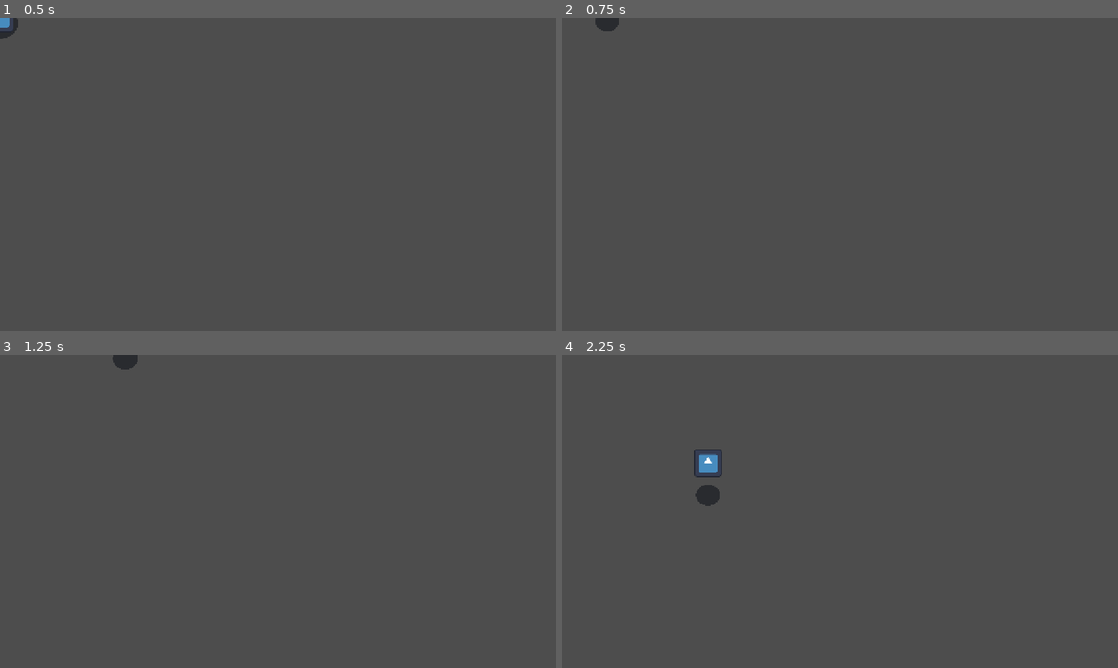
Above: before the commit, frames 1-4 (two rows, left to right).
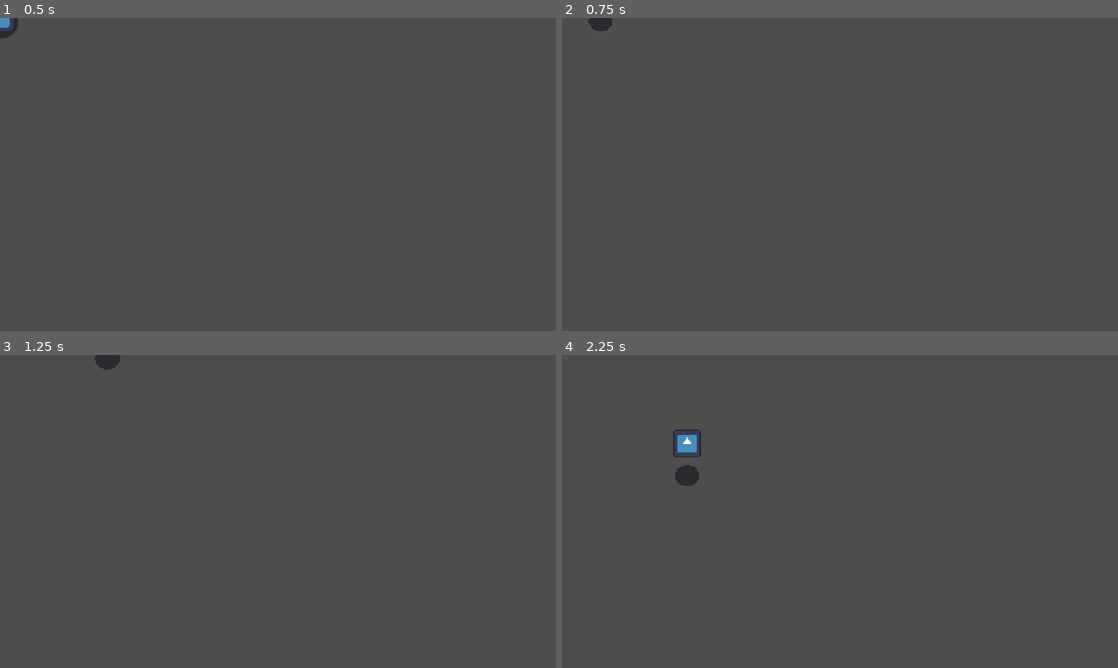
Above: after the commit, the same moments.

Repository: Twytchi/juniper-game-jam
Game: Godot game, scene res://Scene/testdpl.tscn
Same seed, same stepped clock (60 frames per second), same inputs: the game is played once before the commit and once after it. The project has no main scene, so this scene is started directly. The engine's default icon, where the game draws it, is replaced by a stand-in: a white triangle on a blue panel in a dark square.
Inputs:
- Up to frame 1 (0.5 s): no input
- Up to frame 2 (0.75 s): tap Enter (ui_accept) at 0.5 s; hold D (right) from 0.53 s (still down); tap L (missile, bound only after the commit) at 0.6 s
- Up to frame 3 (1.25 s): keep holding D (right); tap Enter (ui_accept) at 0.77, 0.8, 1.07 s
- Up to frame 4 (2.25 s): release D (right) at 1.28 s; hold S (down) 1.28-2.03 s; tap Enter (ui_accept) at 1.35, 1.52, 1.82 s; tap L (missile, bound only after the commit) at 1.55 s; hold D (right) from 2.03 s (still down); hold K (heavy) from 2.03 s (still down)

Frame 1 is identical in both runs. In frame 2, 0.1% of the frame differs, in the area x 4-11%, y 0-5%; in frame 3, 0.3%; in frame 4, 1.0%, in the area x 20-29%, y 23-49%.

Commit message:
finished light combo, added hitbox

Diff:
--- /dev/null
+++ b/Scene/Missile_box.gd
@@ -0,0 +1,30 @@
+extends PlayerHitbox
+
+var timer_counter: float = 0.0
+var is_winding_up: bool = false
+var is_active: bool = false
+const WINDUP_DURATION: float = 0.5
+
+func _physics_process(delta: float) -> void:
+	if is_winding_up:
+		timer_counter += delta
+		if timer_counter >= WINDUP_DURATION:
+			is_winding_up = false
+			activate_missile()
+
+	if Input.is_action_just_pressed("missile"):
+		is_winding_up = true
+		timer_counter = 0.0
+
+	if Input.is_action_just_released("missile"):
+		stop_missile()
+
+func activate_missile():
+	is_active = true
+	enable_hitbox()
+
+func stop_missile():
+	is_winding_up = false
+	is_active = false
+	timer_counter = 0.0
+	disable_hitbox()
--- a/Scene/player.tscn
+++ b/Scene/player.tscn
@@ -4,6 +4,14 @@
 [ext_resource type="Resource" uid="uid://c5x4xfub375ov" path="res://Ressources/player Attack/Slash_1.tres" id="2_58ae2"]
 [ext_resource type="Texture2D" uid="uid://swobx6frxop5" path="res://icon.svg" id="2_xa75v"]
 [ext_resource type="Texture2D" uid="uid://bf81coyp8htgq" path="res://Asset/shadow_place_holder.png" id="4_58ae2"]
+[ext_resource type="Script" uid="uid://buhtjxd0xcjed" path="res://Script/hitbox_j.gd" id="5_ivevv"]
+[ext_resource type="Script" uid="uid://cbke8txvrjdgm" path="res://Scene/Missile_box.gd" id="6_r6jsd"]
+
+[sub_resource type="RectangleShape2D" id="RectangleShape2D_p6qlh"]
+size = Vector2(47, 15)
+
+[sub_resource type="RectangleShape2D" id="RectangleShape2D_r6jsd"]
+size = Vector2(17, 48)
 
 [node name="Player" type="CharacterBody2D" unique_id=500224478]
 script = ExtResource("1_y8w33")
@@ -20,3 +28,41 @@
 position = Vector2(-2, 13)
 scale = Vector2(0.13, 0.13)
 texture = ExtResource("4_58ae2")
+
+[node name="hitbox" type="Node2D" parent="." unique_id=1965024973]
+
+[node name="Thrust" type="Area2D" parent="hitbox" unique_id=2113940022]
+script = ExtResource("5_ivevv")
+metadata/_custom_type_script = "uid://buhtjxd0xcjed"
+
+[node name="Sprite2D" type="Sprite2D" parent="hitbox/Thrust" unique_id=818894718]
+visible = false
+position = Vector2(70, -1)
+rotation = 1.5790132
+scale = Vector2(0.13281238, 0.38281247)
+texture = ExtResource("2_xa75v")
+
+[node name="CollisionShape2D" type="CollisionShape2D" parent="hitbox/Thrust" unique_id=1112610071]
+position = Vector2(71, -1)
+shape = SubResource("RectangleShape2D_p6qlh")
+disabled = true
+
+[node name="Slash_simple" type="Area2D" parent="hitbox" unique_id=1895130622]
+script = ExtResource("5_ivevv")
+
+[node name="Sprite2D" type="Sprite2D" parent="hitbox/Slash_simple" unique_id=49065693]
+visible = false
+position = Vector2(59, 0)
+scale = Vector2(0.13281238, 0.38281247)
+texture = ExtResource("2_xa75v")
+
+[node name="CollisionShape2D" type="CollisionShape2D" parent="hitbox/Slash_simple" unique_id=1219278782]
+position = Vector2(58.5, 0)
+shape = SubResource("RectangleShape2D_r6jsd")
+disabled = true
+
+[node name="Missile_attack" type="Area2D" parent="hitbox" unique_id=437431345]
+script = ExtResource("6_r6jsd")
+metadata/_custom_type_script = "uid://buhtjxd0xcjed"
+
+[node name="CollisionShape2D" type="CollisionShape2D" parent="hitbox/Missile_attack" unique_id=1003606093]
--- /dev/null
+++ b/Script/hitbox_j.gd
@@ -0,0 +1,16 @@
+extends Area2D
+class_name PlayerHitbox
+
+@onready var collision_shape : CollisionShape2D= $CollisionShape2D
+@onready var sprite : Node2D = $Sprite2D
+
+func enable_hitbox():
+	collision_shape.set_deferred("disabled", false)
+	if not sprite : return
+	sprite.show()
+
+
+func disable_hitbox():
+	collision_shape.set_deferred("disabled", true)
+	if not sprite : return
+	sprite.hide()
--- a/Script/player_controller.gd
+++ b/Script/player_controller.gd
@@ -2,7 +2,7 @@
 class_name Player
 
 # Statistiques
-@export var speed: float = 350.0
+@export var speed: float = 300.0
 @export var acceleration: float = 15.0
 @export var attack_friction: float = 4.0
 @export var health: float
@@ -32,6 +32,12 @@
 var attack_velocity := Vector2.ZERO
 
 
+# Hitbox
+@onready var slash_simple_h : PlayerHitbox = $hitbox/Slash_simple
+@onready var thrust_h : PlayerHitbox = $hitbox/Thrust
+
+var can_spin := true
+
 func _process(_delta: float) -> void:
 	sprite.position.y = -height
 	var shadow_scale = clamp(1.0 - (height / 200.0), 0.5, 1.0)
@@ -45,14 +51,18 @@
 
 	if current_action == Action.NONE:
 		_move_state(input_dir, delta)
+		can_spin = true
 	elif current_action in [Action.LIGHT, Action.HEAVY]:
 		_attack_state(delta)
 	elif current_action == Action.DASH :
 		dash(delta)
+		can_spin = false
 
 
 	if Input.is_action_just_pressed("ui_accept") and height <= 0.0:
 		current_action = Action.DASH
+		for h  in [slash_simple_h, thrust_h] :
+			h.disable_hitbox()
 		vertical_velocity = JUMP_FORCE
 		velocity = direction * speed * 1.5
 		current_attack = null
@@ -126,6 +136,7 @@
 	if current_action not in [Action.HEAVY, Action.LIGHT] : return
 
 	# RECOVERY
+
 	await _run_recovery(current_attack.recovery_frame)
 	if current_action not in [Action.HEAVY, Action.LIGHT] : return
 
@@ -138,6 +149,12 @@
 		timer += get_process_delta_time()
 
 func _run_recovery(duration: float) -> void:
+
+	if current_attack.animation_name  in [&"Slash1", &"Slash2" ]:
+		slash_simple_h.disable_hitbox()
+	elif current_attack.animation_name  == &"Thrust" :
+		thrust_h.disable_hitbox()
+
 	var timer := 0.0
 	while timer < duration:
 
@@ -173,7 +190,12 @@
 		await get_tree().create_timer(duration).timeout
 
 func _apply_attack_effects() -> void:
-	print("Impact !")
+	if current_attack.animation_name  in [&"Slash1", &"Slash2" ]:
+		slash_simple_h.rotation = direction.angle()
+		slash_simple_h.enable_hitbox()
+	elif current_attack.animation_name  in [&"Thrust"]:
+		thrust_h.rotation = direction.angle()
+		thrust_h.enable_hitbox()
 
 
 func take_damage(amount : int ) :
--- a/project.godot
+++ b/project.godot
@@ -54,6 +54,12 @@
 "events": [Object(InputEventKey,"resource_local_to_scene":false,"resource_name":"","device":-1,"window_id":0,"alt_press …(192 unchanged characters)…
 ]
 }
+missile={
+"deadzone": 0.2,
+"events": [Object(InputEventKey,"resource_local_to_scene":false,"resource_name":"","device":-1,"window_id":0,"alt_pressed":false,"shift_pressed":false,"ctrl_pressed":false,"meta_pressed":false,"pressed":false,"keycode":0,"physical_keycode":76,"key_label":0,"unicode":108,"location":0,"echo":false,"script":null)
+, Object(InputEventKey,"resource_local_to_scene":false,"resource_name":"","device":-1,"window_id":0,"alt_pressed":false,"shift_pressed":false,"ctrl_pressed":false,"meta_pressed":false,"pressed":false,"keycode":0,"physical_keycode":73,"key_label":0,"unicode":105,"location":0,"echo":false,"script":null)
+]
+}
 
 [physics]
 
Not shown, added: Scene/Missile_box.gd.uid
Not shown, added: Script/hitbox_j.gd.uid
